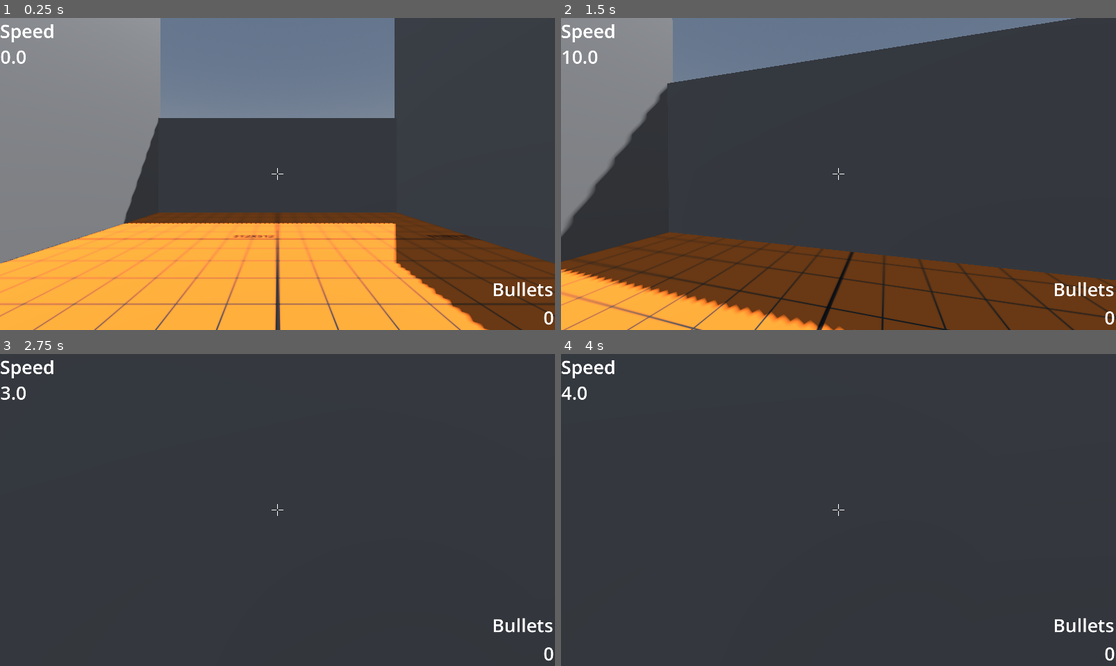
Above: before the commit, frames 1-4 (two rows, left to right).
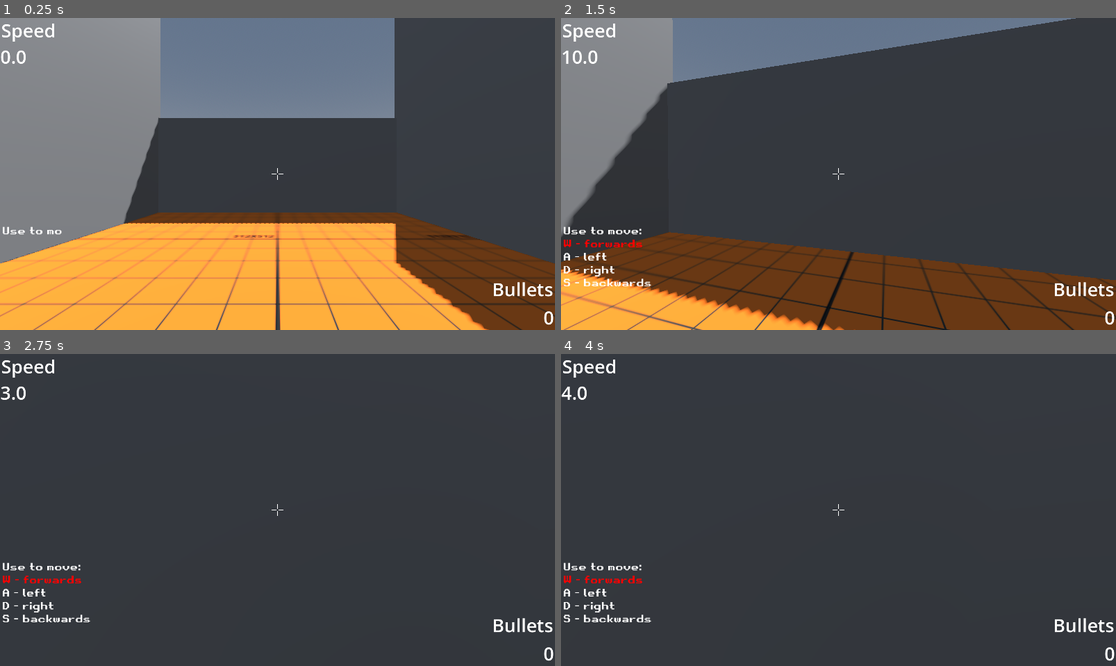
Above: after the commit, the same moments.

Repository: Nyedveg/Hop-Shot
Game: Godot game, scene res://prefabs/levels/Tutorial_level/Level_Tutorial.tscn
Two runs of this game, one before a commit and one after it. Both use one fixed random seed, a clock stepped at 60 frames per second and the inputs below. This scene is started directly instead of the project's main scene.
Inputs (mouse positions are in pixels of both pictures, inside the frame that each line leads up to):
- Up to frame 1 (0.25 s): no input
- Up to frame 2 (1.5 s): move the mouse to (866, 174) at 0.52 s; hold Ctrl (crouch) 0.53-1.28 s; hold W (move_forward) from 0.53 s (still down); move the mouse to (810, 174) at 1.27 s; click (810, 174) at 1.35 s
- Up to frame 3 (2.75 s): keep holding W (move_forward); move the mouse to (288, 503) at 2.02 s; hold Shift (sprint) from 2.03 s (still down)
- Up to frame 4 (4 s): keep holding W (move_forward); tap Enter at 2.75 s; move the mouse to (832, 516) at 2.77 s; release Shift (sprint) at 2.78 s; tap Ctrl (crouch) at 2.85 s; tap Space at 3.5 s; move the mouse to (877, 513) at 3.52 s; click (877, 513) at 3.6 s

The runs differ from the first frame. In frame 1, 0.3% of the frame differs, in the area x 0-12%, y 1-70%; in frame 2, 0.8%; in frame 3, 0.8%; in frame 4, 0.8%, in the area x 0-17%, y 1-86%.

Commit message:
Changed the tutorial level
Added text animation, font, added timing, fixed some bugs and issues

Diff:
--- a/prefabs/levels/Tutorial_level/Level_Tutorial.tscn
+++ b/prefabs/levels/Tutorial_level/Level_Tutorial.tscn
@@ -6,17 +6,12 @@
 [ext_resource type="PackedScene" uid="uid://pegiaoi4sodn" path="res://prefabs/game objects/static/death_zone.tscn" id="5_geqjx"]
 [ext_resource type="Script" path="res://scripts/Action_Listener_DEMO.gd" id="6_cr65g"]
 [ext_resource type="FontFile" uid="uid://beoncmyfjl5g4" path="res://FONT/Retro Gaming.ttf" id="6_e77r4"]
+[ext_resource type="PackedScene" uid="uid://djviime4g1lhc" path="res://prefabs/game objects/interactable/ammo_create.tscn" id="8_o1ut4"]
 
 [sub_resource type="StandardMaterial3D" id="StandardMaterial3D_xhfb4"]
 albedo_texture = ExtResource("2_cvrlx")
 uv1_scale = Vector3(0.2, 0.2, 0.2)
 uv1_triplanar = true
-
-[sub_resource type="LabelSettings" id="LabelSettings_aqurh"]
-font_size = 64
-
-[sub_resource type="LabelSettings" id="LabelSettings_pvu24"]
-font_size = 64
 
 [sub_resource type="Animation" id="Animation_jlcpy"]
 resource_name = "float"
@@ -35,15 +30,38 @@
 "values": [Vector3(0, 1.3, -5), Vector3(0, 1.6, -5), Vector3(0, 1.3, -5)]
 }
 
+[sub_resource type="Animation" id="Animation_lny85"]
+resource_name = "Text_type"
+length = 1.5
+tracks/0/type = "value"
+tracks/0/imported = false
+tracks/0/enabled = true
+tracks/0/path = NodePath("UI/RichTextLabel:visible_ratio")
+tracks/0/interp = 1
+tracks/0/loop_wrap = true
+tracks/0/keys = {
+"times": PackedFloat32Array(0, 1.5),
+"transitions": PackedFloat32Array(1, 1),
+"update": 0,
+"values": [0.0, 1.0]
+}
+
 [sub_resource type="AnimationLibrary" id="AnimationLibrary_i2dle"]
 _data = {
+"Text_type": SubResource("Animation_lny85"),
 "float": SubResource("Animation_jlcpy")
 }
 
-[sub_resource type="LabelSettings" id="LabelSettings_3q4n1"]
+[sub_resource type="LabelSettings" id="LabelSettings_llije"]
 font_size = 64
 
-[sub_resource type="LabelSettings" id="LabelSettings_pukly"]
+[sub_resource type="LabelSettings" id="LabelSettings_hotmt"]
+font_size = 64
+
+[sub_resource type="LabelSettings" id="LabelSettings_4gkhy"]
+font_size = 64
+
+[sub_resource type="LabelSettings" id="LabelSettings_bmqx5"]
 font_size = 64
 
 [node name="Level_template" type="Node3D"]
@@ -65,20 +83,6 @@
 
 [node name="Death_Zone" parent="." instance=ExtResource("5_geqjx")]
 transform = Transform3D(1, 0, 0, 0, 1, 0, 0, 0, 1, 0, -71, 0)
-
-[node name="Label" type="Label" parent="."]
-offset_right = 40.0
-offset_bottom = 23.0
-text = "Speed
-"
-label_settings = SubResource("LabelSettings_aqurh")
-
-[node name="SpeedLabel" type="Label" parent="."]
-offset_left = 1.0
-offset_top = 89.0
-offset_right = 41.0
-offset_bottom = 112.0
-label_settings = SubResource("LabelSettings_pvu24")
 
 [node name="ActionListener" type="Node3D" parent="."]
 script = ExtResource("6_cr65g")
@@ -115,41 +119,80 @@
 libraries = {
 "": SubResource("AnimationLibrary_i2dle")
 }
-autoplay = "float"
+autoplay = "Text_type"
 
-[node name="Label2" type="Label" parent="."]
+[node name="UI" type="Control" parent="."]
+layout_mode = 3
+anchors_preset = 0
+offset_right = 40.0
+offset_bottom = 40.0
+
+[node name="Label" type="Label" parent="UI"]
+layout_mode = 0
+offset_left = 4.0
+offset_top = -2.0
+offset_right = 193.0
+offset_bottom = 86.0
+text = "Speed
+"
+label_settings = SubResource("LabelSettings_llije")
+
+[node name="SpeedLabel" type="Label" parent="UI"]
+layout_mode = 0
+offset_left = 1.0
+offset_top = 89.0
+offset_right = 41.0
+offset_bottom = 177.0
+label_settings = SubResource("LabelSettings_hotmt")
+
+[node name="Label2" type="Label" parent="UI"]
+layout_mode = 1
 anchors_preset = 3
 anchor_left = 1.0
 anchor_top = 1.0
 anchor_right = 1.0
 anchor_bottom = 1.0
-offset_left = -218.0
-offset_top = -186.0
-offset_right = -6.0
-offset_bottom = -98.0
+offset_left = 1662.0
+offset_top = 854.0
+offset_right = 1874.0
+offset_bottom = 942.0
 grow_horizontal = 0
 grow_vertical = 0
 text = "Bullets"
-label_settings = SubResource("LabelSettings_3q4n1")
+label_settings = SubResource("LabelSettings_4gkhy")
 
-[node name="AmmoLabel" type="Label" parent="."]
+[node name="AmmoLabel" type="Label" parent="UI"]
+layout_mode = 1
 anchors_preset = 3
 anchor_left = 1.0
 anchor_top = 1.0
 anchor_right = 1.0
 anchor_bottom = 1.0
-offset_left = -40.0
-offset_top = -88.0
+offset_left = 1840.0
+offset_top = 952.0
+offset_right = 1880.0
+offset_bottom = 1040.0
 grow_horizontal = 0
 grow_vertical = 0
-label_settings = SubResource("LabelSettings_pukly")
+label_settings = SubResource("LabelSettings_bmqx5")
 
-[node name="Label3" type="Label" parent="."]
-offset_right = 40.0
-offset_bottom = 23.0
-text = "Speed
-"
-label_settings = SubResource("LabelSettings_3q4n1")
+[node name="RichTextLabel" type="RichTextLabel" parent="UI"]
+layout_mode = 0
+offset_left = 6.0
+offset_top = 714.0
+offset_right = 418.0
+offset_bottom = 1075.0
+theme_override_fonts/normal_font = ExtResource("6_e77r4")
+theme_override_font_sizes/normal_font_size = 35
+scroll_active = false
+visible_characters = 0
+visible_ratio = 0.0
+
+[node name="Random" type="Node3D" parent="."]
+
+[node name="AmmoCreate" parent="Random" instance=ExtResource("8_o1ut4")]
+transform = Transform3D(1, 0, 0, 0, 1, 0, 0, 0, 1, 0, 0, -7)
+ammoValue = 1500
 
 [connection signal="player_shot_fired" from="Player" to="." method="_on_player_player_shot_fired"]
 [connection signal="body_entered" from="Death_Zone" to="." method="_on_death_zone_body_entered"]
--- a/scripts/Action_Listener_DEMO.gd
+++ b/scripts/Action_Listener_DEMO.gd
@@ -4,38 +4,98 @@
 var pressedS = false
 var pressedD = false
 var all_pressed = false
+
+
+
 @onready var text_pop = $"../TextPop"
 @onready var spawn_in = $"../spawn_weapon"
+@onready var player = $"../Player"
 var weapons = preload("res://prefabs/game objects/interactable/weapon/weapon.tscn")
 var offset = Vector3(0,0.8,-5)
+@onready var label3 = $"../UI/RichTextLabel"
+var original_text
+@onready var crate = $"../Random/AmmoCreate"
+
+var temp = 0
+
+
+
+var ammoCratePosition = Vector3(0,0.8,10)
 
 func spawn_weapon():
 	var weapon = weapons.instantiate()
 	weapon.position = offset
 	spawn_in.add_child(weapon)
-	spawn_in.add_child(text_pop)
+
+func _on_weapon_picked_up():
+	text_pop.visible = false
 
 # Called when the node enters the scene tree for the first time.
 func _ready():
 	text_pop.visible = false
+	label3.visible = true
+	crate.position = ammoCratePosition
+	label3.bbcode_enabled = true
+	label3.text = "Use to move:\nW - forwards\nA - left\nD - right\nS - backwards"
 
+	original_text = label3.text
+
+	if crate.has_node("ammo_box_script"):
+		var ammoBox = crate.get_node("ammo_box_script")
+		label3.text = "Ammo Value: " + str(ammoBox.ammoValue)
+		#crate.connect("player_change_ammo", self, "_on_player_change_ammo")
+		temp = ammoBox.ammoValue
+		print("DDDDDDDDDDDD" + ammoBox.ammoValue)
+	else:
+		print("ammo_box_script not found")
+
+
+
+
+func _on_player_change_ammo(value):
+	label3.text = "Ammo Value: " + str(value)
 
 # Called every frame. 'delta' is the elapsed time since the previous frame.
 func _process(delta):
 	if Input.is_action_just_pressed("move_backward"):
 		pressedS = true
+		var modify = original_text.replace("S - backwards", "[color=red]S - backwards[/color]")
+		label3.bbcode_text = modify
 		print("S")
+
+
 	if Input.is_action_just_pressed("move_forward"):
 		pressedW = true
+		var modify = original_text.replace("W - forwards", "[color=red]W - forwards[/color]")
+		label3.bbcode_text = modify
 		print("W")
 	if Input.is_action_just_pressed("move_right"):
 		pressedD = true
+		var modify = original_text.replace("D - right", "[color=red]D - right[/color]")
+		label3.bbcode_text = modify
 		print("D")
 	if Input.is_action_just_pressed("move_left"):
 		pressedA = true
+		var modify = original_text.replace("A - left", "[color=red]A - left[/color]")
+		label3.bbcode_text = modify
 		print("A")
+
+
 
 	if pressedS&&pressedW&&pressedD&&pressedA&&!all_pressed:
 		all_pressed = true
 		text_pop.visible = true
+
+
+
+
+
+
+
+
+
+
+
+
+
 		spawn_weapon()
--- a/scripts/Main_level_script.gd
+++ b/scripts/Main_level_script.gd
@@ -2,9 +2,9 @@
 
 var collider_obj = preload( "res://prefabs/collider.tscn")
 
-@onready var speed_label = $SpeedLabel
+@onready var speed_label = $UI/SpeedLabel
 @onready var player = $Player
-@onready var ammo_label = $AmmoLabel
+@onready var ammo_label = $UI/AmmoLabel
 
 @export var startAmmo: int
 signal set_ammo(setAmmo)
Not shown: 1 places in prefabs/levels/Tutorial_level/Level_Tutorial.tscn that only renumber resources
